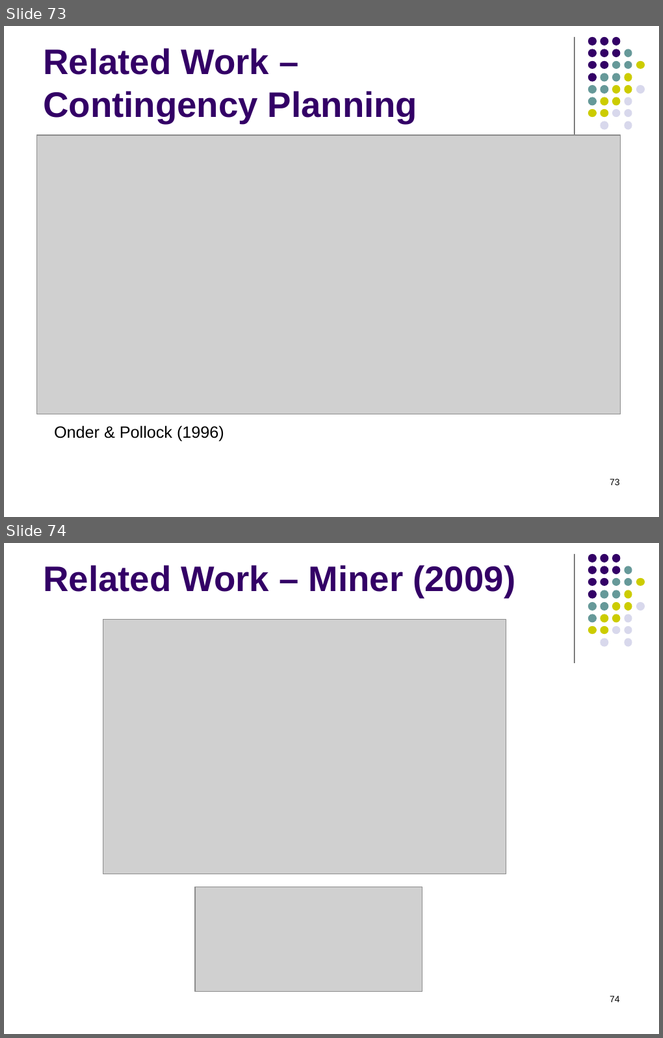
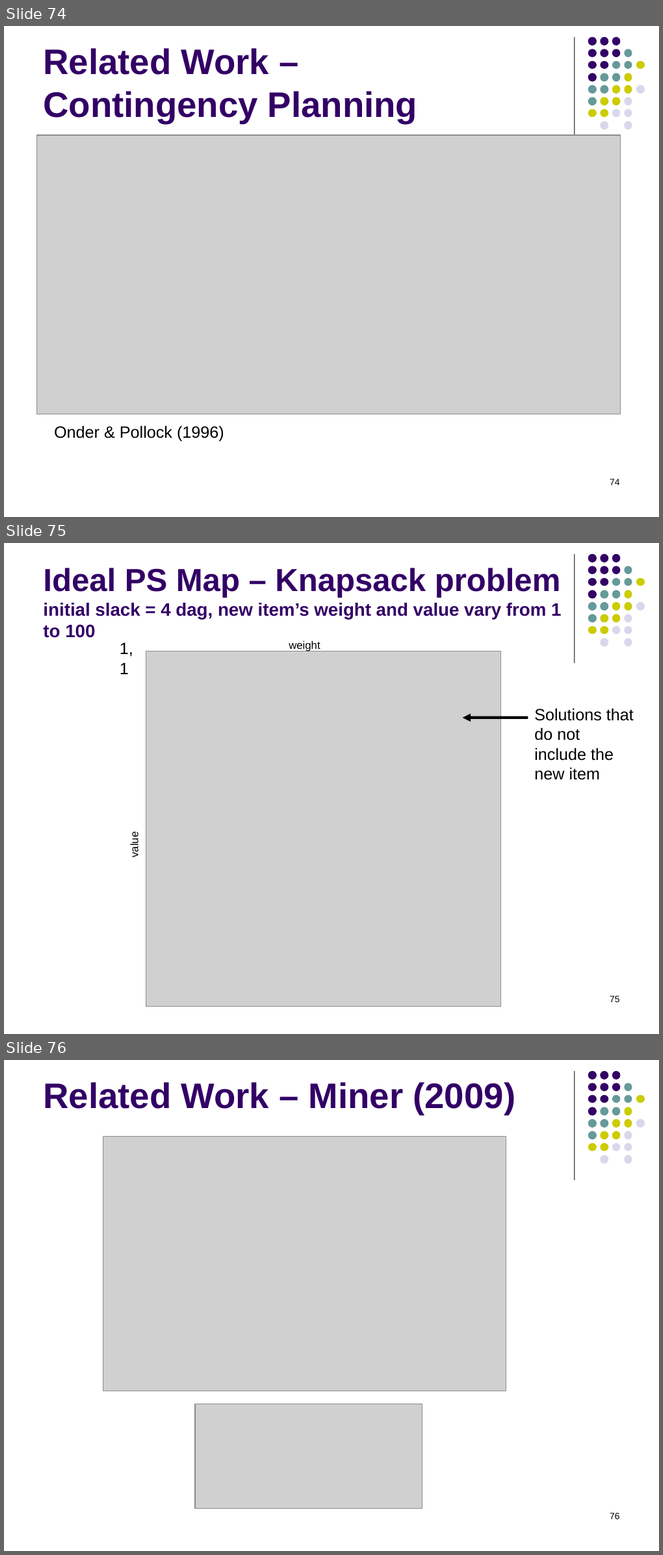
Before and after one commit to RobertHolderIII/dissertation, a slide deck: doc/defense-Dec2015.pptx. Shown one above the other, each under a label of ours: slides 73 and 74 before the commit, slides 74, 75 and 76 after it. The pictures are 663x1038 and 663x1555 pixels, drawn with LibreOffice and Linux fonts; fonts in the diff are those of the drawing; grey boxes stand for pictures. Boxes give left, top, right and bottom in pixels: in the first picture for what was removed or moved away, otherwise in the second. Text is boxed around its words. In the diff, an @@ line names an element or a change of style, - is before the commit and + after.

```diff
--- a/doc/defense-Dec2015.pptx
+++ b/doc/defense-Dec2015.pptx
@@ slide 75 added at box(4, 543, 659, 1034), background #FFFFFF; not listed: 32 template elements that a slide beside it also shows @@
@@ title added at box(43, 568, 561, 638), 19.8 pt, text #330066, bold @@
+Ideal PS Map – Knapsack problem
+initial slack = 4 dag, new item’s weight and value vary from 1 to 100
@@ text added at box(120, 642, 133, 674), 18 pt, text #000000 @@
+1,1
@@ picture added at box(146, 652, 501, 1008) @@
@@ text added at box(289, 641, 320, 652), 12 pt, text #000000 @@
+weight
@@ arrow added from (528, 718) to (463, 718), #000000 3 pt @@
@@ text added at box(534, 708, 634, 780), 18 pt, text #000000 @@
+Solutions that do not include the new item
@@ text added at box(128, 835, 140, 858), 12 pt, text #000000 @@
+value
@@ page number added at box(610, 996, 620, 1003), 10 pt, text #000000 @@
+75
@@ what was slide 73 is now slide 74 @@
@@ page number at box(610, 479, 620, 486): text changed @@
-73
+74
@@ what was slide 74 is now slide 76 @@
@@ page number at box(610, 1513, 620, 1520): text changed @@
-74
+76
```
Also in this commit, not shown: 3 slides changed, 2 other slides added, 1 slide removed.
